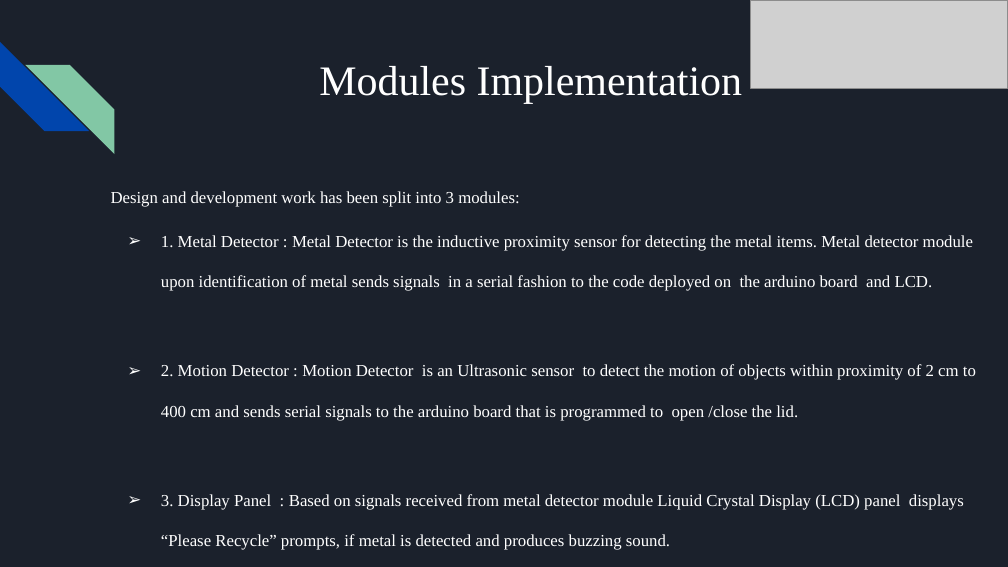
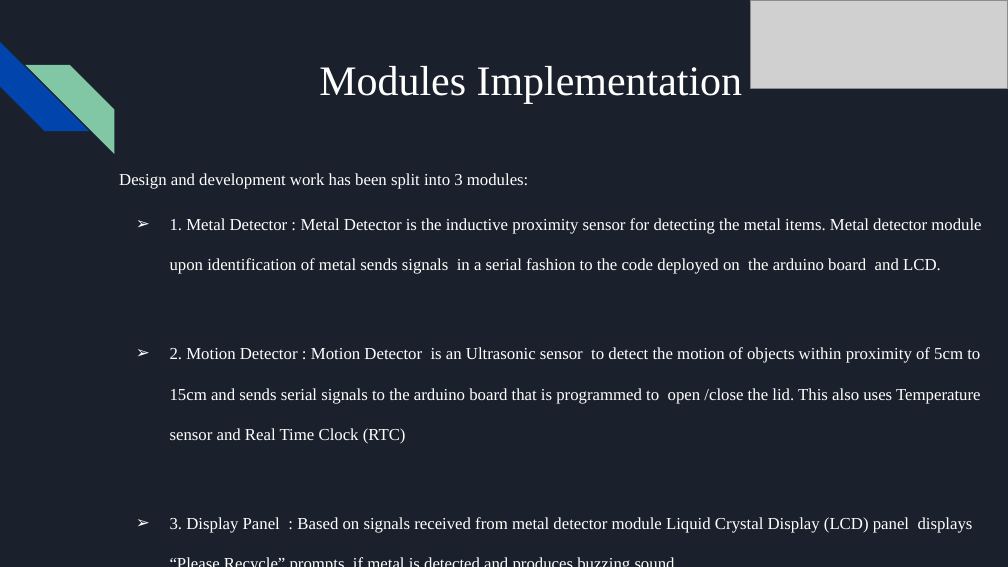
Before and after one commit to theroboknights/r3, a slide deck: slide 7 of presentations/R3 Technical Presentation.pptx. Drawn at 1008x567 pixels with LibreOffice and Linux fonts; fonts in the diff are those of the drawing; grey boxes stand for pictures. Boxes give left, top, right and bottom in pixels: in the first picture for what was removed or moved away, otherwise in the second. Text is boxed around its words. In the diff, an @@ line names an element or a change of style, - is before the commit and + after.

Commit message:
Updated PPTs

```diff
--- a/presentations/R3 Technical Presentation.pptx
+++ b/presentations/R3 Technical Presentation.pptx
@@ text "Design and development work has ...": place and size @@
-text "Design and development work has ..." at (111, 191, 976, 550)
+text "Design and development work has ..." at (119, 173, 981, 533)
@@ text at (170, 347, 980, 444): text changed @@
-➢ 2. Motion Detector : Motion Detector is an Ultrasonic sensor to detect the motion of objects within proximity of 2 cm to 400 cm and sends serial signals to the arduino board that is programmed to open /close the lid.
+➢ 2. Motion Detector : Motion Detector is an Ultrasonic sensor to detect the motion of objects within proximity of 5cm to 15cm and sends serial signals to the arduino board that is programmed to open /close the lid. This also uses Temperature sensor and Real Time Clock (RTC)
```
Also in this commit, not shown: 3 other slides changed, 4 slides added, 1 slide removed.
